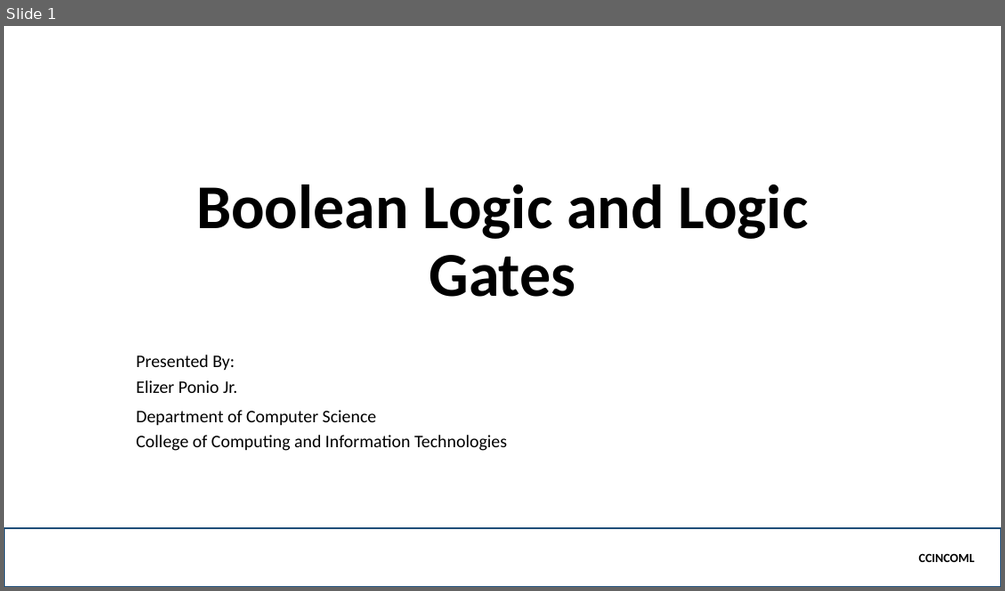
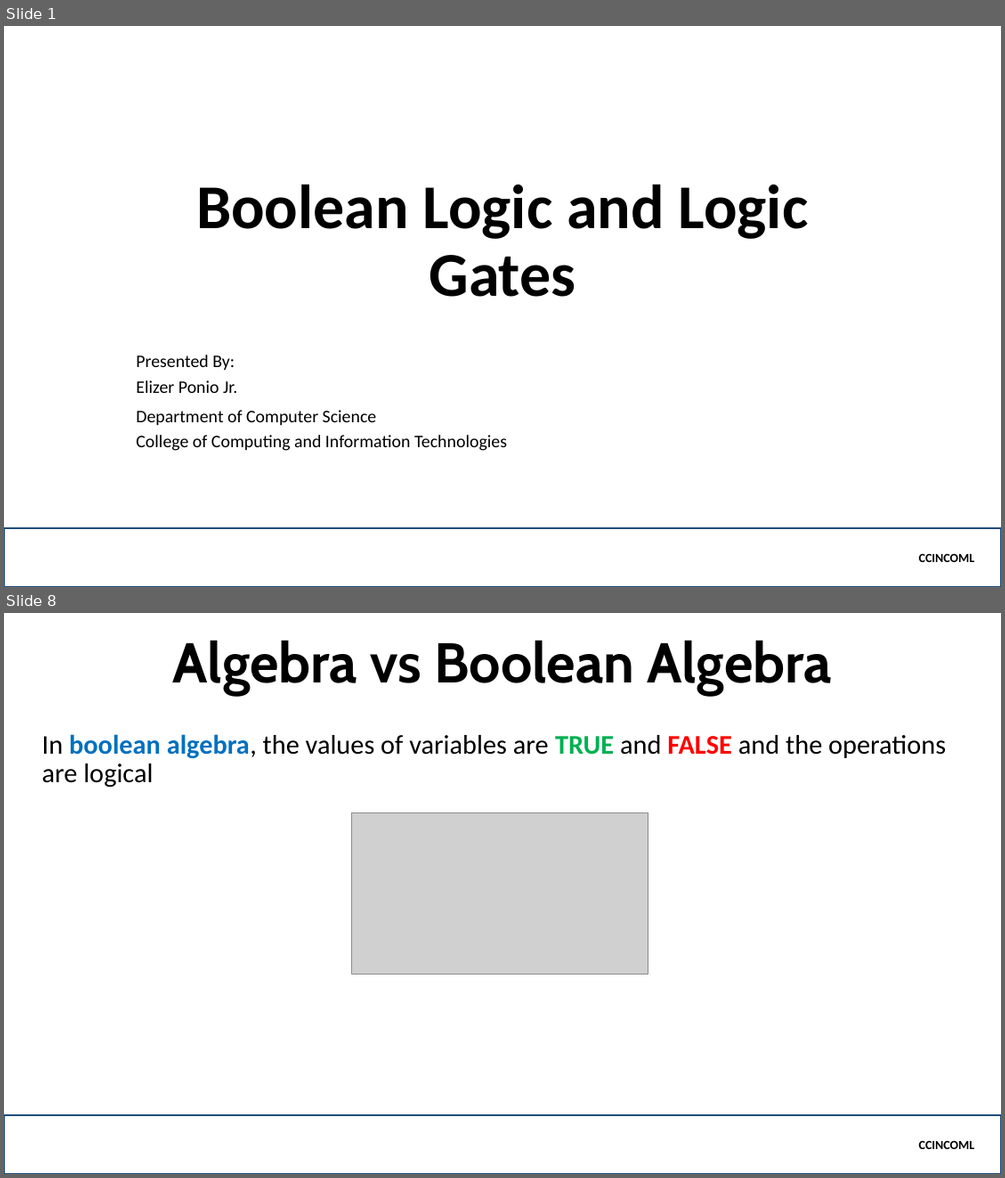
Before and after one commit to jamenggay/CCINCOML, a slide deck: Part 5 - Logic Gates/Boolean Logic and Logic Gates.pptx. Shown one above the other, each under a label of ours: slide 1 before the commit, slides 1 and 8 after it; the slides between them are not shown. The pictures are 1005x591 and 1005x1178 pixels, drawn with LibreOffice and Linux fonts; fonts in the diff are those of the drawing; grey boxes stand for pictures; background and template pictures are left out. Boxes give left, top, right and bottom in pixels: in the first picture for what was removed or moved away, otherwise in the second. Text is boxed around its words. In the diff, an @@ line names an element or a change of style, - is before the commit and + after.

```diff
--- a/Part 5 - Logic Gates/Boolean Logic and Logic Gates.pptx
+++ b/Part 5 - Logic Gates/Boolean Logic and Logic Gates.pptx
@@ slide 8 added at (4, 613, 1001, 1174), background picture (left out) @@
@@ title added at (173, 640, 832, 695), 54 pt, text #000000, bold @@
+Algebra vs Boolean Algebra
@@ text added at (42, 734, 946, 787), 26 pt, text #000000 @@
+In boolean algebra, the values of variables are TRUE and FALSE and the operations are logical
@@ picture added at (351, 813, 647, 974) @@
@@ rectangle added at (4, 1115, 1001, 1174), outline #1F4E79 2.25 pt, 12 pt, text #000000, bold @@
+CCINCOML
```
Also in this commit, not shown: 1 slide changed, 12 other slides added, 1 slide removed.
